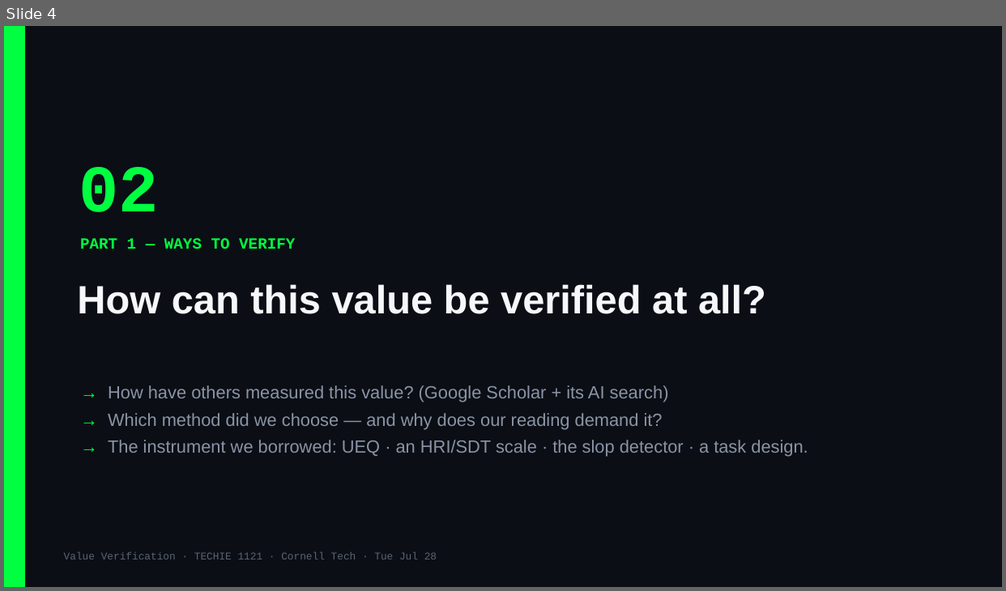
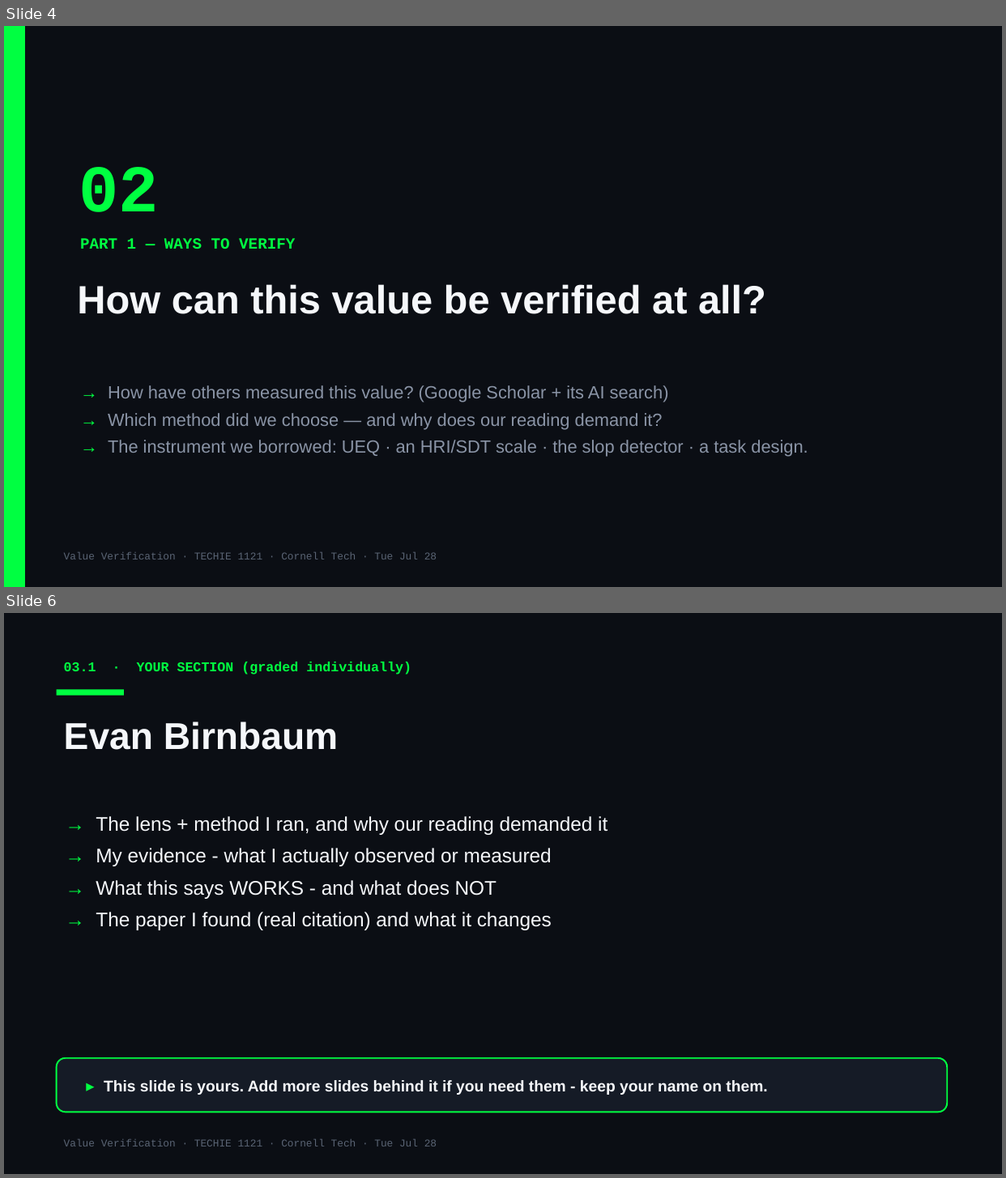
Before and after one commit to Cornell-Tech-Vibe-Coding-Summer-2026/website, a slide deck: slides/team-decks/Week3-Tue-guantanamo-bay-wendys.pptx. Shown one above the other, each under a label of ours: slide 4 before the commit, slides 4 and 6 after it; the slides between them are not shown. The pictures are 1006x591 and 1006x1178 pixels, drawn with LibreOffice and Linux fonts; fonts in the diff are those of the drawing. Boxes give left, top, right and bottom in pixels: in the first picture for what was removed or moved away, otherwise in the second. Text is boxed around its words. In the diff, an @@ line names an element or a change of style, - is before the commit and + after.

```diff
--- a/slides/team-decks/Week3-Tue-guantanamo-bay-wendys.pptx
+++ b/slides/team-decks/Week3-Tue-guantanamo-bay-wendys.pptx
@@ slide 6 added at <box>4,613,1002,1174</box>, background #0B0E14 @@
@@ text added at <box>64,662,411,675</box>, 13 pt, text #00FF41, bold @@
+03.1 · YOUR SECTION (graded individually)
@@ rectangle added at <box>57,689,124,696</box>, fill #00FF41 @@
@@ text added at <box>64,722,338,750</box>, 36 pt, text #F5F7FA, bold @@
+Evan Birnbaum
@@ text added at <box>96,816,607,931</box>, 19 pt, text #F5F7FA @@
+→ The lens + method I ran, and why our reading demanded it
+→ My evidence - what I actually observed or measured
+→ What this says WORKS - and what does NOT
+→ The paper I found (real citation) and what it changes
@@ rounded rectangle added at <box>57,1059,948,1112</box>, fill #151B26, outline #00FF41 1.5 pt @@
@@ text added at <box>104,1080,767,1095</box>, 15 pt, text #F5F7FA, bold @@
+▸ This slide is yours. Add more slides behind it if you need them - keep your name on them.
@@ text added at <box>64,1139,437,1147</box>, 10 pt, text #5A6474 @@
+Value Verification · TECHIE 1121 · Cornell Tech · Tue Jul 28
```
Also in this commit, not shown: 2 slides changed, 3 other slides added, 7 other files.
